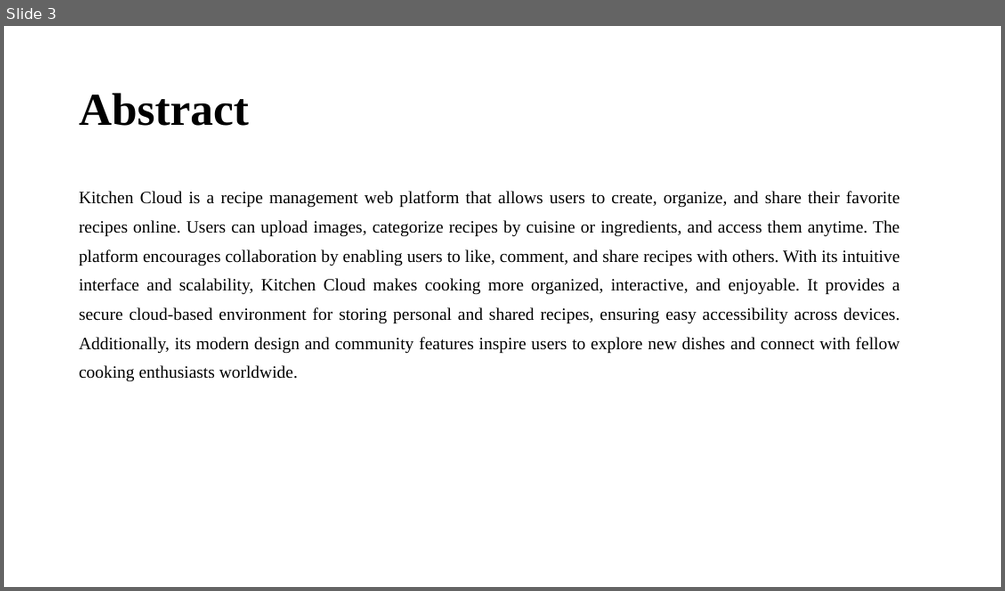
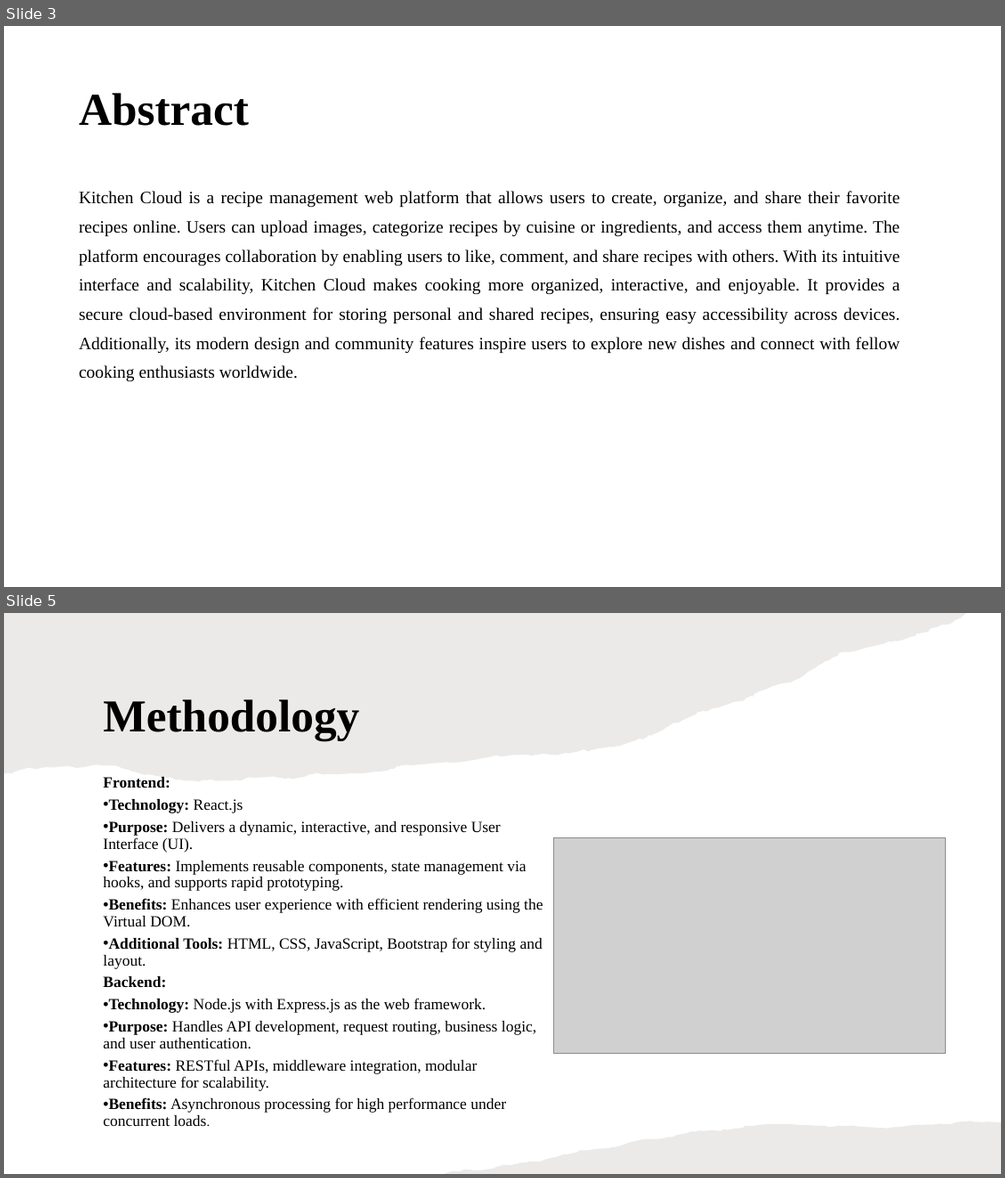
Before and after one commit to pabolukaruna7/kc, a slide deck: c13.pptx. Shown one above the other, each under a label of ours: slide 3 before the commit, slides 3 and 5 after it; the slides between them are not shown. The pictures are 1005x591 and 1005x1178 pixels, drawn with LibreOffice and Linux fonts; fonts in the diff are those of the drawing; grey boxes stand for pictures. Boxes give left, top, right and bottom in pixels: in the first picture for what was removed or moved away, otherwise in the second. Text is boxed around its words. In the diff, an @@ line names an element or a change of style, - is before the commit and + after.

```diff
--- a/c13.pptx
+++ b/c13.pptx
@@ slide 5 added at (4, 613, 1001, 1174), background #FFFFFF @@
@@ freeform shape added at (4, 613, 966, 782), fill #82766A at 15% opacity @@
@@ title added at (103, 699, 359, 741), 52.8 pt, text #000000, bold @@
+Methodology
@@ text added at (103, 776, 542, 1126), 18 pt, text #000000 @@
+Frontend:
+• Technology: React.js
+• Purpose: Delivers a dynamic, interactive, and responsive User Interface (UI).
+• Features: Implements reusable components, state management via hooks, and supports rapid prototyping.
+• Benefits: Enhances user experience with efficient rendering using the Virtual DOM.
+• Additional Tools: HTML, CSS, JavaScript, Bootstrap for styling and layout.
+Backend:
+• Technology: Node.js with Express.js as the web framework.
+• Purpose: Handles API development, request routing, business logic, and user authentication.
+• Features: RESTful APIs, middleware integration, modular architecture for scalability.
+• Benefits: Asynchronous processing for high performance under concurrent loads.
@@ picture added at (553, 837, 945, 1053) @@
@@ freeform shape added at (444, 1120, 1001, 1174), fill #82766A at 15% opacity @@
```
Also in this commit, not shown: 2 slides changed, 7 other slides added, 6 slides removed.
